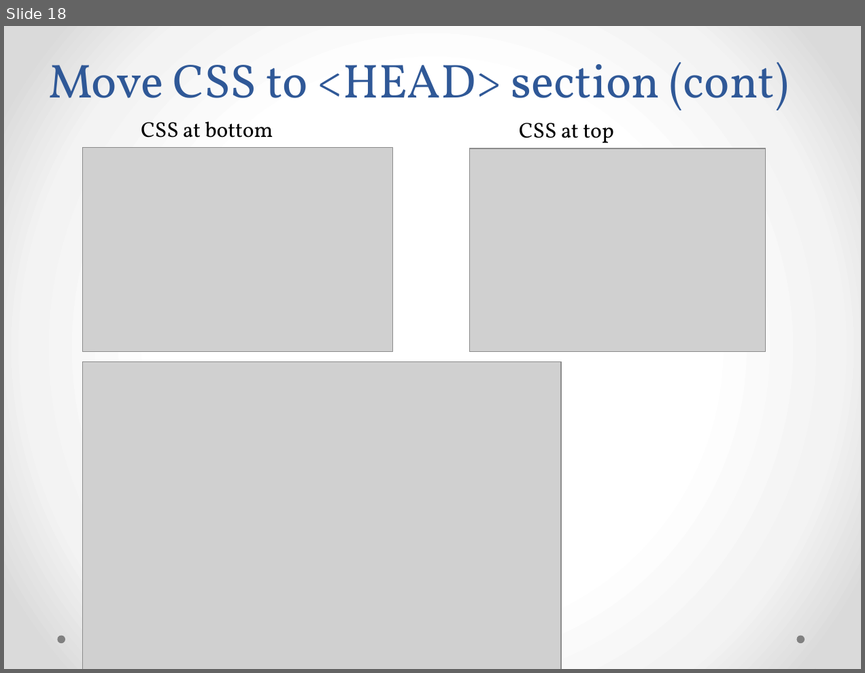
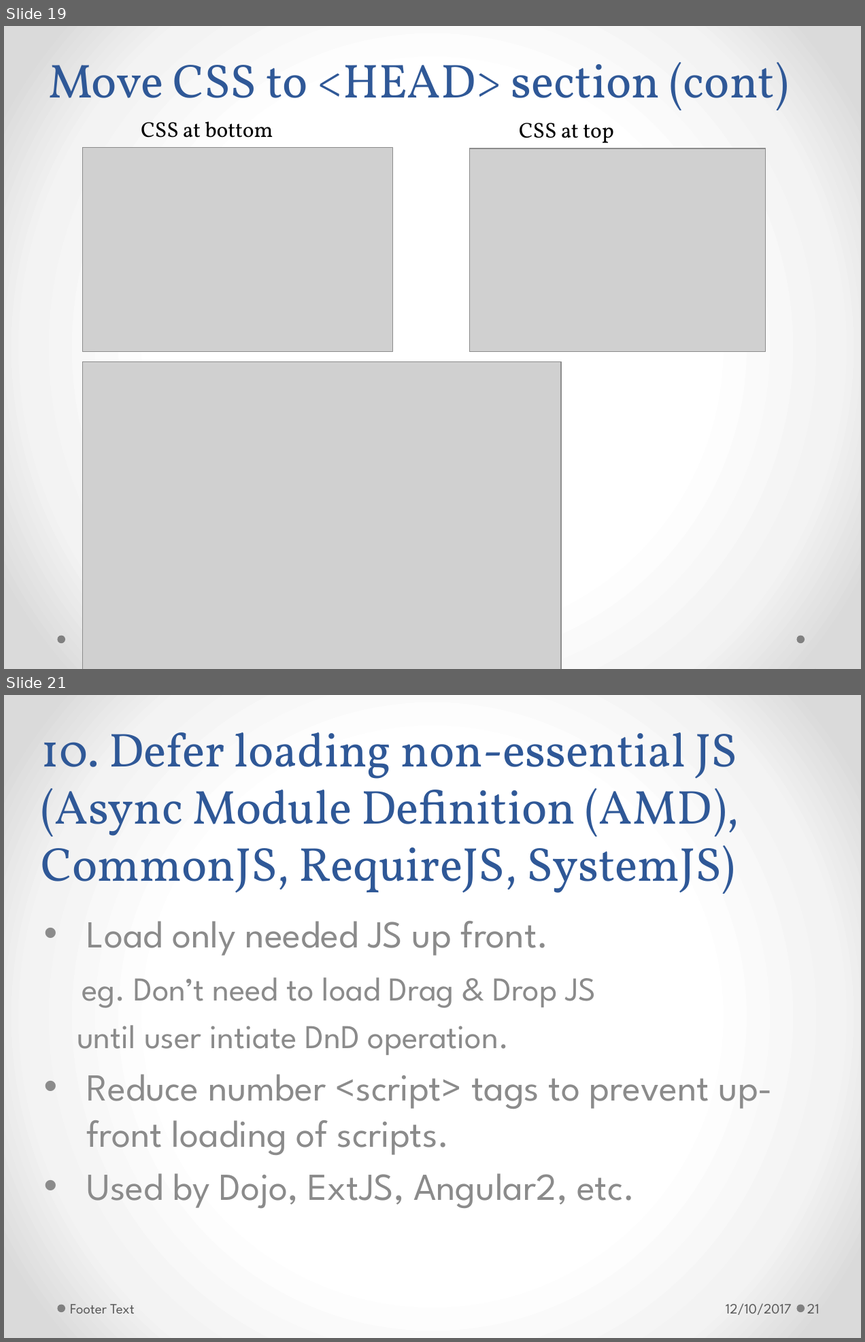
Before and after one commit to h-t-tran/brown, a slide deck: web-pg-performance/webpgperformance.pptx. Shown one above the other, each under a label of ours: slide 18 before the commit, slides 19 and 21 after it; the slides between them are not shown. The pictures are 865x673 and 865x1342 pixels, drawn with LibreOffice and Linux fonts; fonts in the diff are those of the drawing; grey boxes stand for pictures. Boxes give left, top, right and bottom in pixels: in the first picture for what was removed or moved away, otherwise in the second. Text is boxed around its words. In the diff, an @@ line names an element or a change of style, - is before the commit and + after.

```diff
--- a/web-pg-performance/webpgperformance.pptx
+++ b/web-pg-performance/webpgperformance.pptx
@@ slide 21 added at (4,695,861,1338), background gradient #FFFFFF to #F4F4F4 to #DADADA; not listed: 2 template elements that a slide beside it also shows @@
@@ title added at (41,732,738,894), 40 pt, text #2F5897 @@
+10. Defer loading non-essential JS
+(Async Module Definition (AMD), CommonJS, RequireJS, SystemJS)
@@ subtitle added at (77,921,773,1208), 32 pt, text #8C8C8C @@
+• Load only needed JS up front.
+eg. Don’t need to load Drag & Drop JS
+until user intiate DnD operation.
+• Reduce number <script> tags to prevent up-front loading of scripts.
+• Used by Dojo, ExtJS, Angular2, etc.
@@ text added at (70,1304,135,1313), 12 pt, text #595959 @@
+Footer Text
@@ text added at (725,1303,791,1314), 12 pt, text #595959 @@
+12/10/2017
@@ page number added at (807,1304,819,1313), 12 pt, text #595959 @@
+21
@@ what was slide 18 is now slide 19 @@
```
Also in this commit, not shown: 19 slides changed, 1 other slide added, 3 other files.
